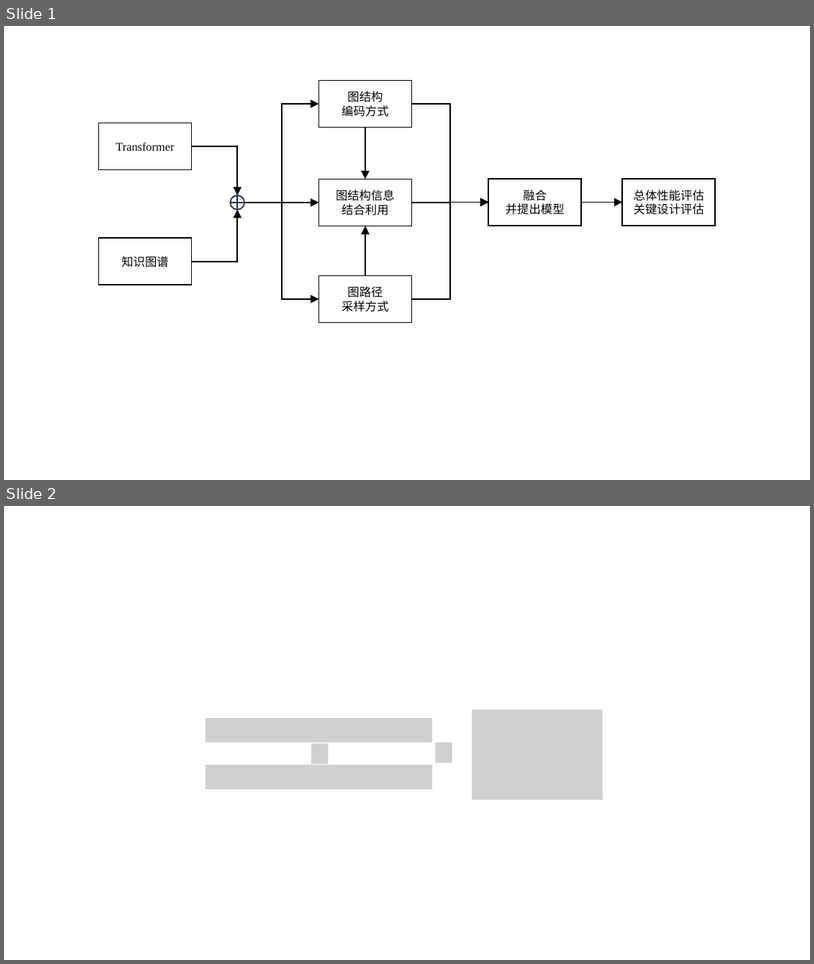
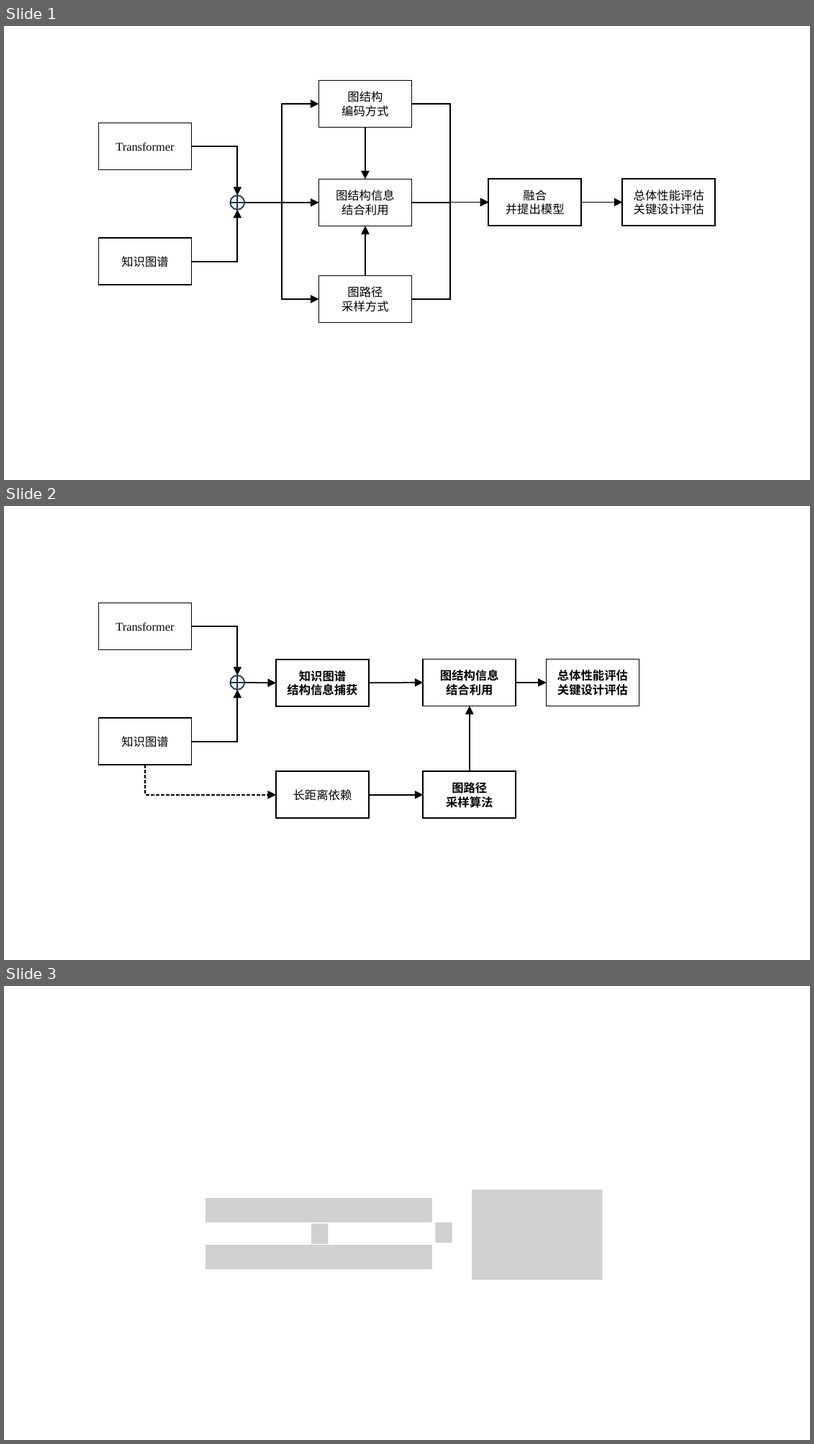
Before and after one commit to Sunrisea/BUAAThesis, a slide deck: 新建 Microsoft PowerPoint 演示文稿.pptx. Shown one above the other, each under a label of ours: slides 1 and 2 before the commit, slides 1, 2 and 3 after it. The pictures are 814x964 and 814x1444 pixels, drawn with LibreOffice and Linux fonts; fonts in the diff are those of the drawing; grey boxes stand for pictures. Boxes give left, top, right and bottom in pixels: in the first picture for what was removed or moved away, otherwise in the second. Text is boxed around its words. In the diff, an @@ line names an element or a change of style, - is before the commit and + after.

```diff
--- a/新建 Microsoft PowerPoint 演示文稿.pptx
+++ b/新建 Microsoft PowerPoint 演示文稿.pptx
@@ slide 2 added at (x1=4, y1=506, x2=810, y2=960), background #FFFFFF @@
@@ rectangle added at (x1=99, y1=602, x2=192, y2=649), fill #FFFFFF, outline #000000 1.5 pt, 14 pt, text #000000 @@
+Transformer
@@ elbow arrow added from (191, 626) to (237, 675), #000000 1.5 pt @@
@@ flow chart or added at (x1=230, y1=675, x2=244, y2=690), outline #1E3256 1.5 pt @@
@@ rectangle added at (x1=276, y1=659, x2=369, y2=705), fill #FFFFFF, outline #000000 1.5 pt, 14 pt, text #000000, bold @@
+知识图谱
+结构信息捕获
@@ rectangle added at (x1=423, y1=659, x2=517, y2=705), fill #FFFFFF, outline #000000 1.5 pt, 14 pt, text #000000, bold @@
+图结构信息
+结合利用
@@ rectangle added at (x1=547, y1=659, x2=640, y2=705), fill #FFFFFF, outline #000000 1.5 pt, 14 pt, text #000000, bold @@
+总体性能评估
+关键设计评估
@@ elbow arrow added from (191, 741) to (237, 690), #000000 1.5 pt @@
@@ arrow added from (244, 682) to (276, 682), #000000 1.5 pt @@
@@ arrow added from (369, 682) to (423, 682), #000000 1.5 pt @@
@@ arrow added from (517, 682) to (547, 682), #000000 1.5 pt @@
@@ rectangle added at (x1=99, y1=718, x2=192, y2=764), fill #FFFFFF, outline #000000 1.5 pt, 14 pt, text #000000 @@
+知识图谱
@@ arrow added from (470, 771) to (470, 705), #000000 1.5 pt @@
@@ elbow arrow added from (145, 765) to (276, 795), #000000 1.5 pt dashed @@
@@ rectangle added at (x1=276, y1=771, x2=369, y2=818), fill #FFFFFF, outline #000000 1.5 pt, 14 pt, text #000000 @@
+长距离依赖
@@ rectangle added at (x1=423, y1=771, x2=517, y2=818), fill #FFFFFF, outline #000000 1.5 pt, 14 pt, text #000000, bold @@
+图路径
+采样算法
@@ arrow added from (369, 795) to (423, 795), #000000 1.5 pt @@
@@ what was slide 2 is now slide 3 @@
```
Also in this commit, not shown: 3 other files.
